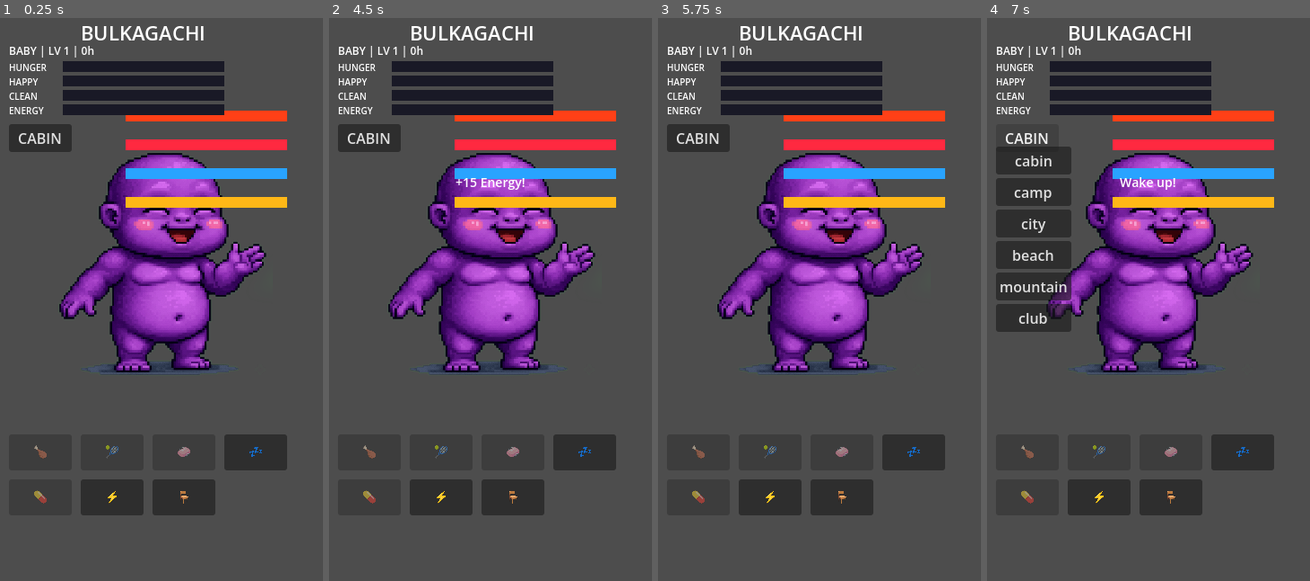
Above: before the commit, frames 1-4 (left to right).
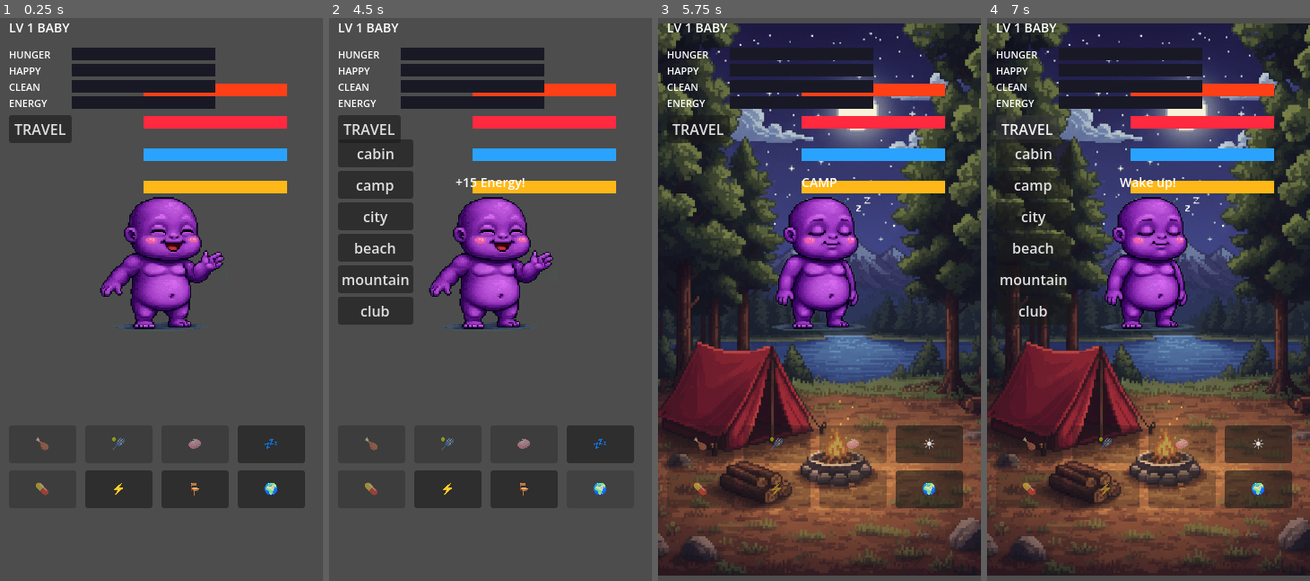
Above: after the commit, the same moments.

Repository: pasekaalex/bulkagachi-godot
Game: Godot game, scene res://main.tscn
Same seed, same stepped clock (60 frames per second), same inputs: the game is played once before the commit and once after it.
Inputs (mouse positions are in pixels of both pictures, inside the frame that each line leads up to):
- Up to frame 1 (0.25 s): no input
- Up to frame 2 (4.5 s): click "CABIN" (after the commit: "TRAVEL") at 0.5 s; click "cabin" at 1.25 s; click "💤" at 2 s; click "⚡" at 2.75 s; click "🪑" at 3.5 s; click (600, 490) at 4.25 s, where only the run after the commit has a clickable "🌍"
- Up to frame 3 (5.75 s): click (703, 186) at 5 s, where only the run after the commit has a clickable "camp"
- Up to frame 4 (7 s): click (1258, 445) at 5.75 s, where only the run after the commit has a clickable "☀️"; click "CABIN" (after the commit: "TRAVEL") at 6.5 s

The runs differ from the first frame. In frame 1, 28% of the frame differs, in the area x 2-95%, y 0-89%; in frame 2, 32%; in frame 3, 89%, in the area x 0-100%, y 0-100%; in frame 4, 85%.

Commit message:
Match reference image

Diff:
--- a/game.gd
+++ b/game.gd
@@ -25,6 +25,7 @@
 var evolve_btn: Button
 var location_menu: VBoxContainer
 var stat_bars = {}
+var stat_labels = {}
 var action_btns = {}
 
 const SPRITES = "res://assets/sprites/"
@@ -47,108 +48,105 @@
 	_save()
 
 func _build_ui():
-	# Background - cover entire screen
+	# Background
 	bg_sprite = Sprite2D.new()
 	bg_sprite.position = Vector2(180, 320)
 	bg_sprite.scale = Vector2(0.6, 0.6)
 	add_child(bg_sprite)
 
-	# Pet - smaller, centered
+	# Pet - small!
 	pet_sprite = Sprite2D.new()
 	pet_sprite.position = Vector2(180, 280)
-	pet_sprite.scale = Vector2(0.25, 0.25)
+	pet_sprite.scale = Vector2(0.15, 0.15)
 	add_child(pet_sprite)
 
-	# Title
-	var title = Label.new()
-	title.text = "BULKAGACHI"
-	title.position = Vector2(90, 8)
-	title.add_theme_font_size_override("font_size", 22)
-	add_child(title)
-
-	# Info
+	# Header - LV | STAGE
 	var info = Label.new()
-	info.position = Vector2(10, 35)
-	info.add_theme_font_size_override("font_size", 12)
+	info.position = Vector2(10, 8)
+	info.add_theme_font_size_override("font_size", 14)
 	info.name = "info"
 	add_child(info)
 
-	# Stats - moved down
-	var stats_y = 55
+	# Stats - labels on LEFT, bars on RIGHT
+	var stats_y = 40
 	var stat_names = ["HUNGER", "HAPPY", "CLEAN", "ENERGY"]
 	var stat_colors = [Color(1, 0.5, 0.3), Color(1, 0.4, 0.5), Color(0.4, 0.8, 1), Color(1, 0.85, 0.3)]
 	for i in range(4):
+		# Label on left
 		var lbl = Label.new()
 		lbl.text = stat_names[i]
 		lbl.position = Vector2(10, stats_y)
-		lbl.add_theme_font_size_override("font_size", 10)
+		lbl.add_theme_font_size_override("font_size", 11)
 		add_child(lbl)
-
+		stat_labels[stat_names[i].to_lower()] = lbl
+
+		# Bar on right
 		var bar_bg = ColorRect.new()
 		bar_bg.color = Color(0.1, 0.1, 0.15)
-		bar_bg.position = Vector2(70, stats_y)
-		bar_bg.size = Vector2(180, 12)
+		bar_bg.position = Vector2(80, stats_y)
+		bar_bg.size = Vector2(160, 14)
 		add_child(bar_bg)
 
 		var bar_fill = ColorRect.new()
 		bar_fill.color = stat_colors[i]
-		bar_fill.position = Vector2(70, stats_y)
-		bar_fill.size = Vector2(180, 12)
+		bar_fill.position = Vector2(80, stats_y)
+		bar_fill.size = Vector2(160, 14)
 		bar_fill.name = "bar"
 		bar_bg.add_child(bar_fill)
 		stat_bars[stat_names[i].to_lower()] = bar_fill
 
-		stats_y += 16
+		stats_y += 18
 
 	# Location button
 	location_btn = Button.new()
-	location_btn.text = "CABIN"
-	location_btn.position = Vector2(10, 125)
-	location_btn.size = Vector2(70, 24)
+	location_btn.text = "TRAVEL"
+	location_btn.position = Vector2(10, 115)
+	location_btn.size = Vector2(70, 26)
 	location_btn.pressed.connect(_toggle_loc_menu)
 	add_child(location_btn)
 
 	# Evolve button
 	evolve_btn = Button.new()
 	evolve_btn.text = "EVOLVE"
-	evolve_btn.position = Vector2(260, 125)
-	evolve_btn.size = Vector2(70, 24)
+	evolve_btn.position = Vector2(260, 115)
+	evolve_btn.size = Vector2(70, 26)
 	evolve_btn.visible = false
 	evolve_btn.pressed.connect(_evolve)
 	add_child(evolve_btn)
 
 	# Location menu
 	location_menu = VBoxContainer.new()
-	location_menu.position = Vector2(10, 150)
+	location_menu.position = Vector2(10, 142)
 	location_menu.visible = false
 	add_child(location_menu)
 	for loc in ["cabin", "camp", "city", "beach", "mountain", "club"]:
 		var b = Button.new()
 		b.text = loc
-		b.size = Vector2(70, 22)
+		b.size = Vector2(70, 24)
 		b.pressed.connect(func(): _set_loc(loc))
 		location_menu.add_child(b)
 
-	# Action buttons - bottom of screen
+	# Action buttons - 2 rows of 4
 	var actions = [
-		["FEED", "🍗", 10, 470],
-		["PLAY", "🎾", 90, 470],
-		["CLEAN", "🧼", 170, 470],
-		["SLEEP", "💤", 250, 470],
-		["MEDS", "💊", 10, 520],
-		["SCHMEG", "⚡", 90, 520],
-		["REST", "🪑", 170, 520],
+		["FEED", "🍗", 10, 460],
+		["PLAY", "🎾", 95, 460],
+		["CLEAN", "🧼", 180, 460],
+		["SLEEP", "💤", 265, 460],
+		["MEDS", "💊", 10, 510],
+		["SCHMEG", "⚡", 95, 510],
+		["REST", "🪑", 180, 510],
+		["TRAVEL", "🌍", 265, 510],
 	]
 	for a in actions:
 		var btn = Button.new()
 		btn.text = a[1]
 		btn.position = Vector2(a[2], a[3])
-		btn.size = Vector2(70, 40)
+		btn.size = Vector2(75, 42)
 		btn.pressed.connect(_action.bind(a[0]))
 		add_child(btn)
 		action_btns[a[0]] = btn
 
-	# Message - above pet
+	# Message
 	msg_label = Label.new()
 	msg_label.position = Vector2(60, 180)
 	msg_label.size = Vector2(240, 25)
@@ -190,6 +188,8 @@
 		"REST":
 			energy = min(100, energy + 15)
 			_msg("+15 Energy!")
+		"TRAVEL":
+			_toggle_loc_menu()
 
 func _xp(amt):
 	level += amt
@@ -279,14 +279,15 @@
 	birth_time = Time.get_unix_time_from_system() + 3600
 
 func update_display():
-	# Background
+	# Background - use night variants!
 	var bg_name = "bg-cabin.png"
-	if location == "camp": bg_name = "bg-camp-day.png"
-	elif location == "city": bg_name = "bg-city-day.png"
+	if is_ghost:
+		bg_name = "bg-tomb-night.png"
+	elif location == "camp": bg_name = "bg-camp-night.png"
+	elif location == "city": bg_name = "bg-city-night.png"
 	elif location == "beach": bg_name = "bg-beach.png"
 	elif location == "mountain": bg_name = "bg-mountain.png"
 	elif location == "club": bg_name = "bg-club.png"
-	if is_ghost: bg_name = "bg-tomb-day.png"
 
 	var bg_path = SPRITES + bg_name
 	if ResourceLoader.exists(bg_path):
@@ -311,17 +312,15 @@
 	var i = 0
 	for k in stats:
 		var v = stats[k]
-		stat_bars[k].size.x = max(1, 180 * v / 100)
+		stat_bars[k].size.x = max(1, 160 * v / 100)
 		stat_bars[k].modulate = Color.RED if v < 30 else colors[i]
 		i += 1
 
-	# Info
+	# Info - LV | GHOST
 	var stages = ["EGG", "BABY", "TEEN", "BULK", "ELDER"]
 	var st = stages[current_stage]
 	if is_ghost: st = "GHOST"
-	get_node("info").text = st + " | LV " + str(level) + " | " + str(age_hours) + "h"
-
-	location_btn.text = location.to_upper()
+	get_node("info").text = "LV " + str(level) + " " + st
 
 	# Buttons
 	var dis = is_sleeping or is_ghost or has_egg
@@ -339,3 +338,5 @@
 	if current_stage == 1 and age_hours >= 8: evolve_btn.visible = true
 	if current_stage == 2 and age_hours >= 24: evolve_btn.visible = true
 	if current_stage == 3 and age_hours >= 168: evolve_btn.visible = true
+
+	location_menu.visible = false
